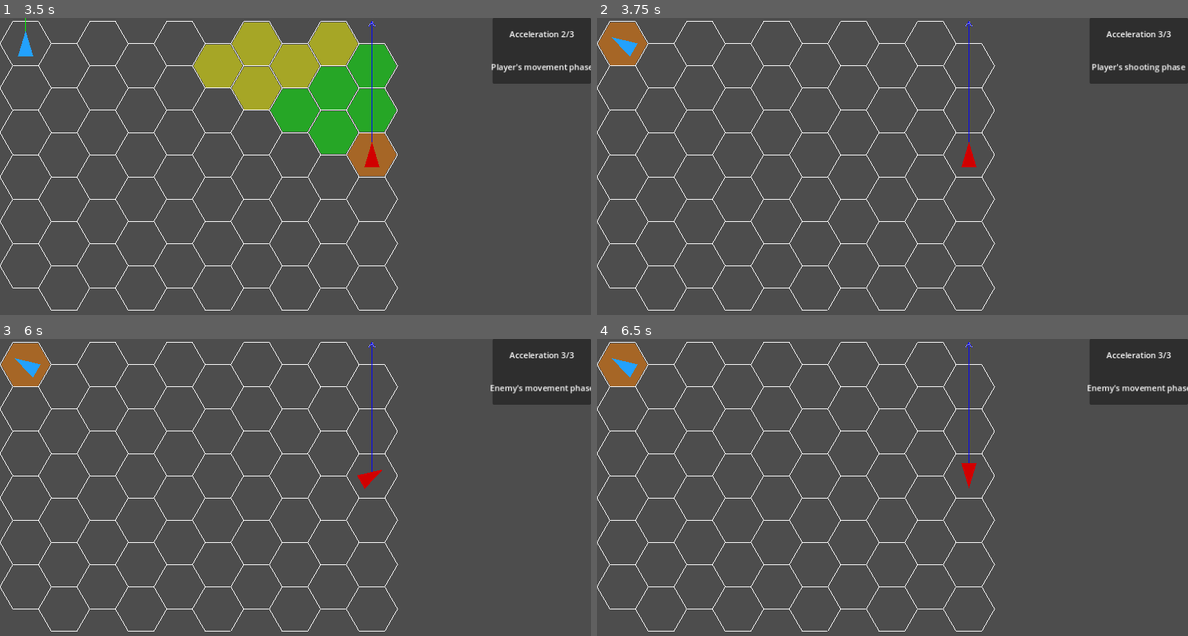
Above: before the commit, frames 1-4 (two rows, left to right).
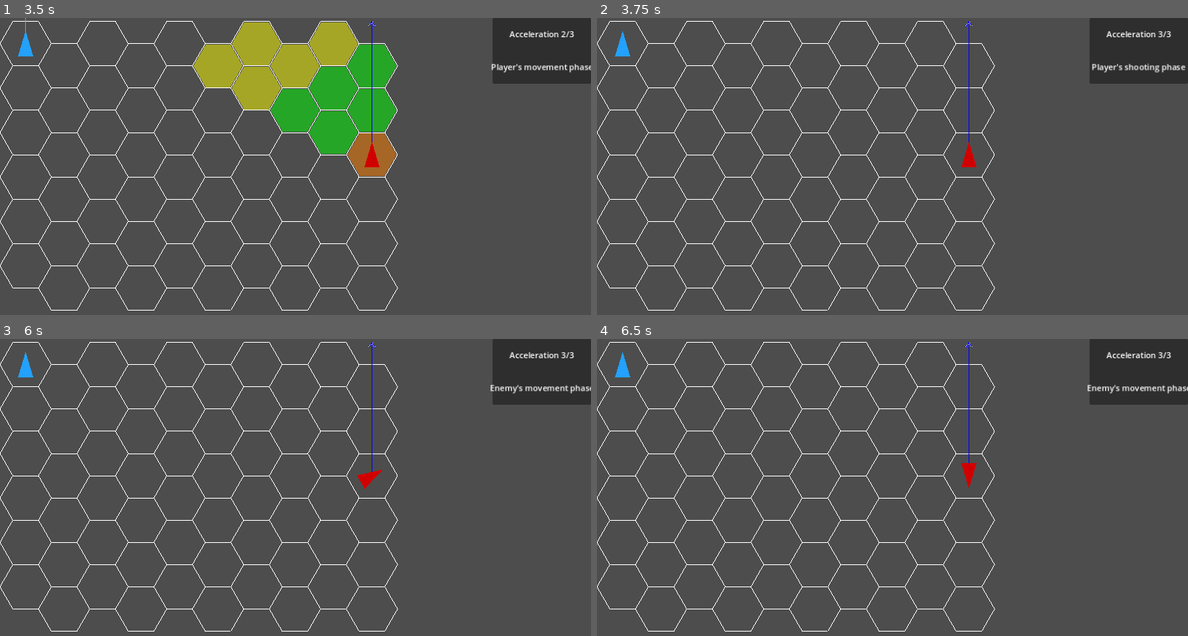
Above: after the commit, the same moments.

Repository: Idandot/Space-Arena
Game: Godot game, scene res://Scenes/Arena.tscn
Same seed, same stepped clock (60 frames per second), same inputs: the game is played once before the commit and once after it.
Inputs:
- Up to frame 1 (3.5 s): tap Enter (end_phase) at 0.5, 1.35 s; hold Right (turn_right) 0.53-1.28 s; tap Space (fire) at 0.6, 1.55, 2.1, 2.85 s; tap Backspace (Reset) at 1.25, 2, 2.75 s; hold Down (brake) 1.28-2.03 s; hold Right (turn_right) 2.03-2.78 s; hold Up (accelerate) from 2.78 s (still down)
- Up to frame 2 (3.75 s): tap Backspace (Reset) at 3.5 s; release Up (accelerate) at 3.53 s; hold Left (turn_left) from 3.53 s (still down); tap Enter (end_phase) at 3.6 s
- Up to frame 3 (6 s): tap Space (fire) at 3.8, 4.35, 5.1 s; tap Backspace (Reset) at 4.25 s; release Left (turn_left) at 5.03 s; hold Down (brake) 5.03-5.78 s; hold Right (turn_right) from 5.78 s (still down); tap Enter (end_phase) at 5.85 s
- Up to frame 4 (6.5 s): keep holding Right (turn_right); tap Space (fire) at 6.05 s

Frame 1 is identical in both runs. In frame 2, 0.9% of the frame differs, in the area x 0-9%, y 1-16%; in frame 3, 0.9%; in frame 4, 0.9%.
Error after the commit: Invalid type in utility function "deg_to_rad()". Cannot convert argument 1 from Nil to float. (res://Scripts/Ship.gd:71)

Commit message:
Added Utils Static Class
Перенес все утилиты в статический класс

Дальше: Система здоровья и победа

Diff:
--- a/Scripts/EnemyShip.gd
+++ b/Scripts/EnemyShip.gd
@@ -19,9 +19,9 @@
 	var safe_velocity = 4
 
 	for dir_index in range(6):
-		var dir_vec = AXIAL_DIR[dir_index]
+		var dir_vec = Utils.convert_direction(dir_index, "Vector")
 		var test_pos = axial_position + dir_vec
-		var dist = Root.axial_distance(player.axial_position - test_pos)
+		var dist = Utils.axial_distance(player.axial_position - test_pos)
 		if dist < best_dist:
 			best_dist = dist
 			best_dir = dir_index
@@ -29,7 +29,7 @@
 
 		if best_dir != dir:
 			turn_right()
-		elif Root.axial_distance(ResultVelocity + AXIAL_DIR[dir]) < safe_velocity:
+		elif Utils.axial_distance(ResultVelocity + facing) < safe_velocity:
 			accelerate()
 		else:
 			update_acceleration(-1)
--- a/Scripts/HexGrid.gd
+++ b/Scripts/HexGrid.gd
@@ -8,6 +8,7 @@
 var currentHex
 var grid = Array()
 var newShip: Node2D
+var Utils = SpaceArenaUtilities
 
 @onready var Root = get_parent()
 
@@ -15,8 +16,8 @@
 
 func get_hex_corner(center: Vector2, i: int):
 	var angle = deg_to_rad(i*60)
-	var x = center.x + Root.hexSideSizeW * cos(angle)
-	var y = center.y + Root.hexSideSizeW * sin(angle)
+	var x = center.x + Utils.HEX_SIDE_SIZE * cos(angle)
+	var y = center.y + Utils.HEX_SIDE_SIZE * sin(angle)
 	return Vector2(x, y)
 
 func _ready():
@@ -27,12 +28,12 @@
 		for oy in range(gridSizeOY):
 			var newHex = Hex.instantiate()
 			add_child(newHex)
-			newHex.setup(Root.hexSideSizeW, Root.offset_to_world(Vector2i(ox, oy)))
+			newHex.setup(Utils.HEX_SIDE_SIZE, Utils.offset_to_world(Vector2i(ox, oy)))
 			grid[ox][oy]=(newHex)
 	emit_signal("gridCreated")
 
 func get_hex(axial: Vector2i):
-	var offset: Vector2i = Root.axial_to_offset(axial)
+	var offset: Vector2i = Utils.axial_to_offset(axial)
 	var oX = offset.x
 	var oY = offset.y
 	if oX >= 0 and oX < grid.size():
@@ -50,6 +51,6 @@
 
 			var hex = get_hex(hex_pos)
 			if hex:
-				var distance = Root.axial_distance(hex_pos - ax_center)
+				var distance = Utils.axial_distance(hex_pos - ax_center)
 				result.append({"hex": hex, "distance": distance, "axial_position": hex_pos})
 	return result
--- a/Scripts/Root.gd
+++ b/Scripts/Root.gd
@@ -5,11 +5,9 @@
 @export var ships: Node2D
 @export var hex_grid: Node2D
 @export var turn_manager: Node2D
-@export var hexSideSizeW = 50
-@export var gridOffsetWX = 50
-@export var gridOffsetWY = 50
 @export var player_ship_scene: PackedScene
 @export var enemy_ship_scene: PackedScene
+@export var Utils = SpaceArenaUtilities
 
 @export var debug_mode = {
 	"ship_position": false,
@@ -20,77 +18,12 @@
 var enemy_ship: Node2D
 var ships_array: Array
 
-func offset_to_world(offset_vector: Vector2i) -> Vector2:
-	var ox = offset_vector.x
-	var oy = offset_vector.y
-	var x = gridOffsetWX + hexSideSizeW * 1.5 * ox
-	var y = gridOffsetWY + hexSideSizeW * sqrt(3) * oy
-
-	if ox % 2 == 1:
-		y += hexSideSizeW * sqrt(3) / 2
-	return Vector2(x, y)
-
-func world_to_axial(world_vector: Vector2) -> Vector2i:
-	var x = world_vector.x
-	var y = world_vector.y
-	var q = round((x - gridOffsetWX) / 1.5 / hexSideSizeW)
-	var r = round((y - gridOffsetWY) / sqrt(3) / hexSideSizeW) + floor((q+1) / 2)
-	return Vector2i(q, r)
-
-func offset_to_axial(offset_vector: Vector2i) -> Vector2i:
-	var ox = offset_vector.x
-	var oy = offset_vector.y
-	var q = ox
-	var r = oy + floor((ox + 1) / 2.0)
-	return Vector2i(q, r)
-
-func axial_to_offset(axial_vector: Vector2i) -> Vector2i:
-	var q = axial_vector.x
-	var r = axial_vector.y
-	var ox = q
-	var oy = r - int(floor((ox + 1)/2.0))
-	return Vector2i(ox, oy)
-
-func axial_to_offset_alt(axial_vector: Vector2i) -> Vector2i:
-	var q = axial_vector.x
-	var r = axial_vector.y
-	var ox = q
-	var oy = r + (q - (q & 1)) / 2
-	return Vector2i(ox, oy)
-
-func axial_to_world(axial_vector: Vector2i, relative: bool) -> Vector2:
-	var q = axial_vector.x
-	var r = axial_vector.y
-	var x =  hexSideSizeW * 1.5 * q
-	var y = hexSideSizeW * sqrt(3) * (r - q/2.0)
-	if !relative:
-		x += gridOffsetWX
-		y += gridOffsetWY
-	return Vector2(x, y)
-
-func axial_distance(axial_vector: Vector2i) -> int:
-	var q = axial_vector.x
-	var r = axial_vector.y
-	var z = -q+r
-	return int((abs(q) + abs(r) + abs(z))/2.0)
-
-func chance(positive: float,negative: float):
-	return positive / (negative + positive + 10**(-10))
-
-func angle_difference(angle1: float, angle2: float) -> float:
-	var diff = fmod(angle2 - angle1, 360.0)
-	if diff > 180:
-		diff -= 360
-	elif diff < -180:
-		diff += 360
-	return abs(diff)
-
 
 func _on_hex_grid_grid_created():
 	#Создаем корабль игрока
 	player_ship = player_ship_scene.instantiate()
 	ships.add_child(player_ship)
-	player_ship.position = axial_to_world(Vector2i(0,0), false)
+	player_ship.position = Utils.axial_to_world(Vector2i(0,0), false)
 	player_ship.axial_position = Vector2i(0,0)
 	player_ship.hex_grid = hex_grid
 	player_ship.self_id = 0
@@ -98,8 +31,8 @@
 	#Создаем корабль противника
 	enemy_ship = enemy_ship_scene.instantiate()
 	ships.add_child(enemy_ship)
-	enemy_ship.position = axial_to_world(offset_to_axial(Vector2i(hex_grid.gridSizeOX-1, hex_grid.gridSizeOY-1)), false)
-	enemy_ship.axial_position = offset_to_axial(Vector2i(hex_grid.gridSizeOX-1, hex_grid.gridSizeOY-1))
+	enemy_ship.position = Utils.axial_to_world(Utils.offset_to_axial(Vector2i(hex_grid.gridSizeOX-1, hex_grid.gridSizeOY-1)), false)
+	enemy_ship.axial_position = Utils.offset_to_axial(Vector2i(hex_grid.gridSizeOX-1, hex_grid.gridSizeOY-1))
 	enemy_ship.hex_grid = hex_grid
 	enemy_ship.self_id = 1
 	enemy_ship.player = player_ship
--- a/Scripts/Ship.gd
+++ b/Scripts/Ship.gd
@@ -15,22 +15,6 @@
 var ResultVelocity = Vector2i(0,0)
 var facing = Vector2i(0,-1)
 var points = []
-var AXIAL_DIR = [
-	Vector2i(0,-1), #up
-	Vector2i(1,0), #right up
-	Vector2i(1,1), #right down
-	Vector2i(0,1), #down
-	Vector2i(-1,0), #left down
-	Vector2i(-1,-1), #left up
-]
-var FACING_DICT = {
-	Vector2i(0,-1): -90, #up
-	Vector2i(1,0): -30, #right up
-	Vector2i(1,1): 30, #right down
-	Vector2i(0,1): 90, #down
-	Vector2i(-1,0): 150, #left down
-	Vector2i(-1,-1): -150, #left up
-}
 
 #temporary direct enegry weapon characteristics
 @export var weapon_stats = {
@@ -49,6 +33,7 @@
 var restoration_coefficient = 0.5
 var energy_to_HP = 1
 
+var Utils = SpaceArenaUtilities
 
 @onready var colPoly = $Area2D/CollisionPolygon2D
 @onready var poly = $Area2D/Polygon2D
@@ -82,8 +67,8 @@
 	change_rotation(dir)
 
 func change_rotation(to_dir):
-	facing = AXIAL_DIR[to_dir]
-	area.rotation = deg_to_rad(FACING_DICT[facing])
+	facing = Utils.convert_direction(to_dir, "Vector")
+	area.rotation = deg_to_rad(Utils.convert_direction(to_dir, "angle"))
 
 func accelerate():
 	if update_acceleration(-1):
@@ -125,18 +110,18 @@
 	for step in path:
 		await get_tree().process_frame
 		var next_pos_ax = new_pos_ax + step
-		var next_pos_of = Root.axial_to_offset(next_pos_ax)
+		var next_pos_of = Utils.axial_to_offset(next_pos_ax)
 		if next_pos_of.x != clamp(next_pos_of.x, 0, hex_grid.gridSizeOX - 1) \
 		or next_pos_of.y != clamp(next_pos_of.y, 0, hex_grid.gridSizeOY - 1):
 			print("FUTURE INDICATION: ","pushed in the wall")
 			update_velocity(Vector2i.ZERO, true)
-			take_damage(Root.axial_distance(res_vel_ax))
+			take_damage(Utils.axial_distance(res_vel_ax))
 			break
 		else:
 			new_pos_ax = next_pos_ax
 	axial_position = new_pos_ax
-	offset_position = Root.axial_to_offset(axial_position)
-	var world_pos = Root.axial_to_world(new_pos_ax, false)
+	offset_position = Utils.axial_to_offset(axial_position)
+	var world_pos = Utils.axial_to_world(new_pos_ax, false)
 	self.position = world_pos
 	if Root.debug_mode.ship_position:
 		print("DEBUG INFO:")
@@ -177,9 +162,9 @@
 
 func _draw():
 	#Это конечные координаты векторов
-	var NewVelW = Root.axial_to_world(NewVelocity, true)
-	var PrevVelW = Root.axial_to_world(PreviousVelocity, true)
-	var ResVelW = Root.axial_to_world(PreviousVelocity + NewVelocity, true)
+	var NewVelW = Utils.axial_to_world(NewVelocity, true)
+	var PrevVelW = Utils.axial_to_world(PreviousVelocity, true)
+	var ResVelW = Utils.axial_to_world(PreviousVelocity + NewVelocity, true)
 	draw_arrow(Vector2.ZERO, ResVelW, Color(1,1,1),2)
 	draw_arrow(Vector2.ZERO, NewVelW, Color(0,1,0))
 	draw_arrow(Vector2.ZERO, PrevVelW, Color(0,0,1))
@@ -232,7 +217,7 @@
 	if !is_in_shooting_arc(target.axial_position):
 		print("FUTURE INDICATION: ","Target isn't in shooting arc")
 		return
-	var distance_to_target = Root.axial_distance(target.axial_position - axial_position)
+	var distance_to_target = Utils.axial_distance(target.axial_position - axial_position)
 	if distance_to_target > weapon_stats.max_range:
 		print("FUTURE INDICATION: ","Target isn't in range")
 		return
@@ -245,10 +230,10 @@
 	if ax_target_pos == axial_position:
 		return true
 
-	var direction: Vector2 = (Root.axial_to_world(ax_target_pos - axial_position, true)).normalized()
+	var direction: Vector2 = (Utils.axial_to_world(ax_target_pos - axial_position, true)).normalized()
 	var angle_to_target = rad_to_deg(direction.angle())
-	var facing_angle = FACING_DICT[facing]
-	var angle_diff = abs(Root.angle_difference(facing_angle, angle_to_target))
+	var facing_angle = Utils.convert_direction(facing, "angle")
+	var angle_diff = abs(Utils.angle_difference(facing_angle, angle_to_target))
 
 
 	return is_equal_approx(angle_diff, weapon_stats.arc_degrees/2) or angle_diff < weapon_stats.arc_degrees/2
--- /dev/null
+++ b/Scripts/Utils.gd
@@ -0,0 +1,127 @@
+extends Node
+
+class_name SpaceArenaUtilities
+
+const HEX_SIDE_SIZE = 50
+const GRID_OFFSET_WX = 50
+const GRID_OFFSET_WY = 50
+
+const DIRECTION = [
+	{
+		"name":"up",
+		"index":0,
+		"angle":-90,
+		"Vector":Vector2i(0,-1),
+	},
+	{
+		"name":"rightup",
+		"index":1,
+		"angle":-30,
+		"Vector":Vector2i(1,0),
+	},
+	{
+		"name":"rightdown",
+		"index":2,
+		"angle":30,
+		"Vector":Vector2i(1,1),
+	},
+	{
+		"name":"down",
+		"index":3,
+		"angle":90,
+		"Vector":Vector2i(0,1),
+	},
+	{
+		"name":"leftdown",
+		"index":4,
+		"angle":150,
+		"Vector":Vector2i(-1,0),
+	},
+	{
+		"name":"leftup",
+		"index":5,
+		"angle":-150,
+		"Vector":Vector2i(-1,-1),
+	},
+]
+
+static func convert_direction(value, target_type):
+	var input_type = typeof(value)
+
+	#ищем прямые совпадения
+	for entry in DIRECTION:
+		if input_type == TYPE_STRING and value == entry.name:
+			return entry[target_type]
+		if input_type == TYPE_VECTOR2I and value == entry.Vector:
+			return entry[target_type]
+		if input_type == TYPE_INT and value == entry.index:
+			return entry[target_type]
+		if input_type == TYPE_INT and value == entry.angle:
+			return entry[target_type]
+	print("ERROR: Hadn't found ", value, " in the dictionary")
+	return null
+
+static func offset_to_world(offset_vector: Vector2i) -> Vector2:
+	var ox = offset_vector.x
+	var oy = offset_vector.y
+	var x = GRID_OFFSET_WX + HEX_SIDE_SIZE * 1.5 * ox
+	var y = GRID_OFFSET_WY + HEX_SIDE_SIZE * sqrt(3) * oy
+
+	if ox % 2 == 1:
+		y += HEX_SIDE_SIZE * sqrt(3) / 2
+	return Vector2(x, y)
+
+static func world_to_axial(world_vector: Vector2) -> Vector2i:
+	var x = world_vector.x
+	var y = world_vector.y
+	var q = round((x - GRID_OFFSET_WX) / 1.5 / HEX_SIDE_SIZE)
+	var r = round((y - GRID_OFFSET_WY) / sqrt(3) / HEX_SIDE_SIZE) + floor((q+1) / 2)
+	return Vector2i(q, r)
+
+static func offset_to_axial(offset_vector: Vector2i) -> Vector2i:
+	var ox = offset_vector.x
+	var oy = offset_vector.y
+	var q = ox
+	var r = oy + floor((ox + 1) / 2.0)
+	return Vector2i(q, r)
+
+static func axial_to_offset(axial_vector: Vector2i) -> Vector2i:
+	var q = axial_vector.x
+	var r = axial_vector.y
+	var ox = q
+	var oy = r - int(floor((ox + 1)/2.0))
+	return Vector2i(ox, oy)
+
+static func axial_to_offset_alt(axial_vector: Vector2i) -> Vector2i:
+	var q = axial_vector.x
+	var r = axial_vector.y
+	var ox = q
+	var oy = r + (q - (q & 1)) / 2
+	return Vector2i(ox, oy)
+
+static func axial_to_world(axial_vector: Vector2i, relative: bool) -> Vector2:
+	var q = axial_vector.x
+	var r = axial_vector.y
+	var x =  HEX_SIDE_SIZE * 1.5 * q
+	var y = HEX_SIDE_SIZE * sqrt(3) * (r - q/2.0)
+	if !relative:
+		x += GRID_OFFSET_WX
+		y += GRID_OFFSET_WY
+	return Vector2(x, y)
+
+static func axial_distance(axial_vector: Vector2i) -> int:
+	var q = axial_vector.x
+	var r = axial_vector.y
+	var z = -q+r
+	return int((abs(q) + abs(r) + abs(z))/2.0)
+
+static func chance(positive: float,negative: float):
+	return positive / (negative + positive + 10**(-10))
+
+static func angle_difference(angle1: float, angle2: float) -> float:
+	var diff = fmod(angle2 - angle1, 360.0)
+	if diff > 180:
+		diff -= 360
+	elif diff < -180:
+		diff += 360
+	return abs(diff)
